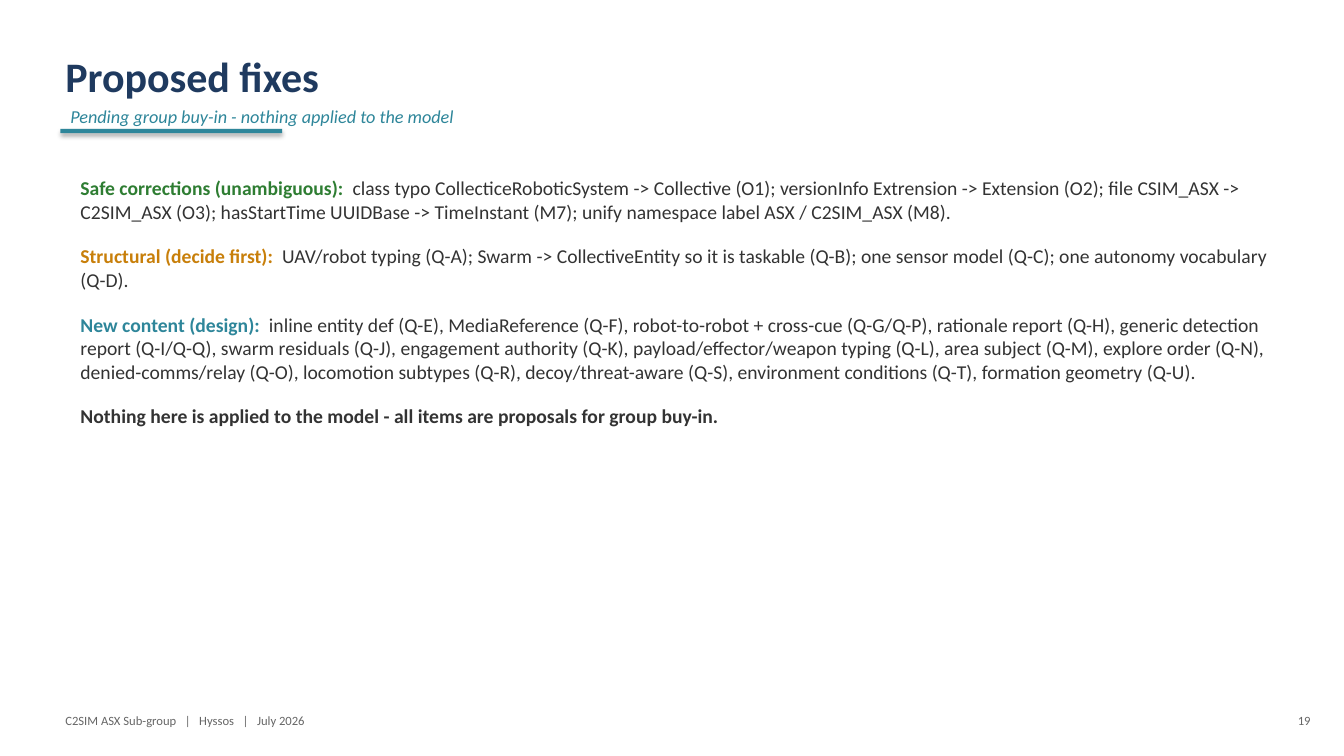
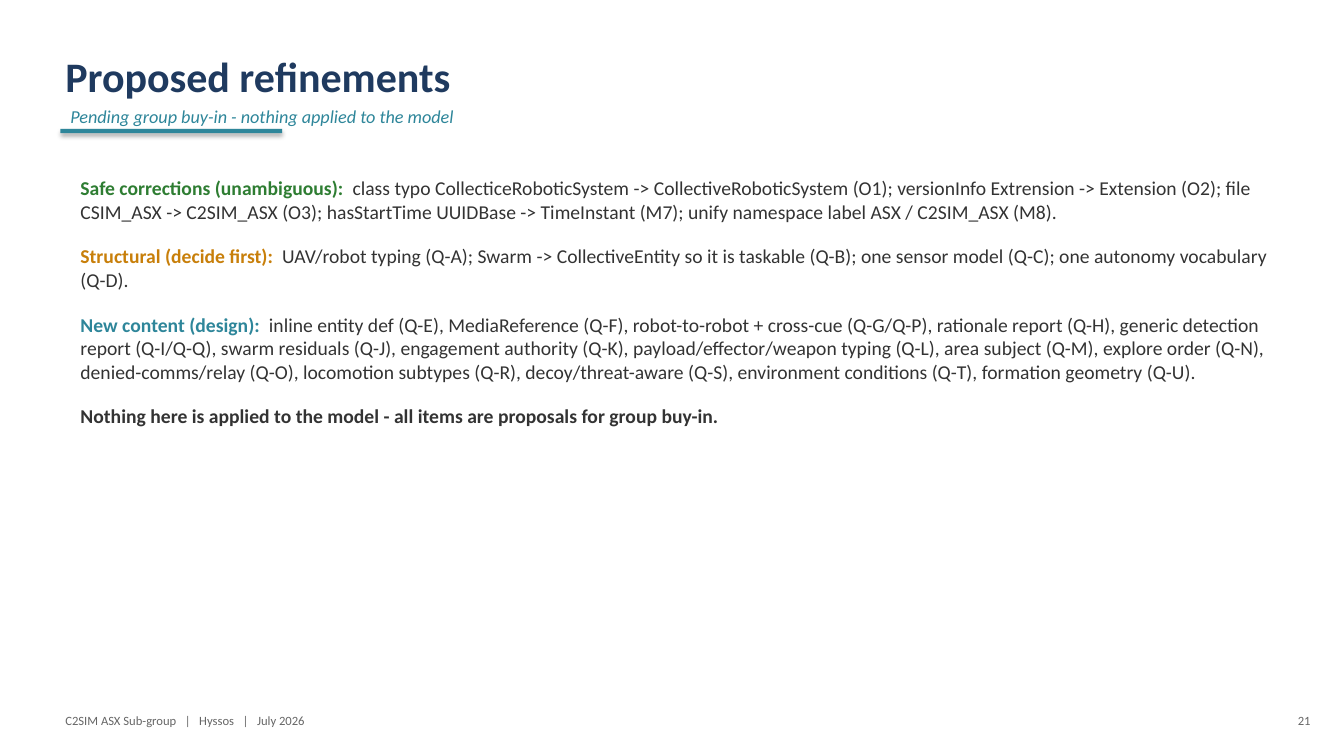
Before and after one commit to hyssostech/C2SIMArtifacts, a slide deck: slide 21 of Subgroups/ASX/InstantiationReview/ASX-Instantiation-Findings.pptx (slide 19 before the commit). Drawn at 1344x756 pixels with LibreOffice and Linux fonts; fonts in the diff are those of the drawing. Boxes give left, top, right and bottom in pixels: in the first picture for what was removed or moved away, otherwise in the second. Text is boxed around its words. In the diff, an @@ line names an element or a change of style, - is before the commit and + after.

```diff
--- a/Subgroups/ASX/InstantiationReview/ASX-Instantiation-Findings.pptx
+++ b/Subgroups/ASX/InstantiationReview/ASX-Instantiation-Findings.pptx
@@ text at box(65, 62, 450, 99): text changed @@
-Proposed fixes
+Proposed refinements
@@ text at box(80, 180, 1251, 222): text changed @@
-Safe corrections (unambiguous): class typo CollecticeRoboticSystem -> Collective (O1); versionInfo Extrension -> Extension (O2); file CSIM_ASX -> C2SIM_ASX (O3); hasStartTime UUIDBase -> TimeInstant (M7); unify namespace label ASX / C2SIM_ASX (M8).
+Safe corrections (unambiguous): class typo CollecticeRoboticSystem -> CollectiveRoboticSystem (O1); versionInfo Extrension -> Extension (O2); file CSIM_ASX -> C2SIM_ASX (O3); hasStartTime UUIDBase -> TimeInstant (M7); unify namespace label ASX / C2SIM_ASX (M8).
@@ text at box(1298, 717, 1311, 725): text changed @@
-19
+21
```
Also in this commit, not shown: 18 other slides changed, 2 slides added, 13 other files.
